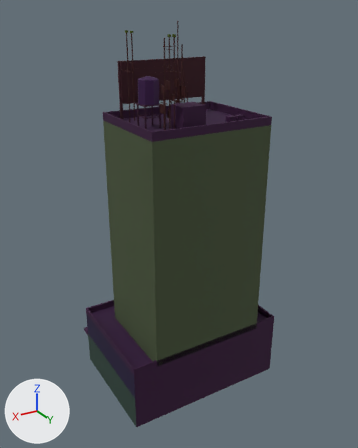
Renders of the glTF model public/assets/buildings/midrise_a.glb from each side of a commit.
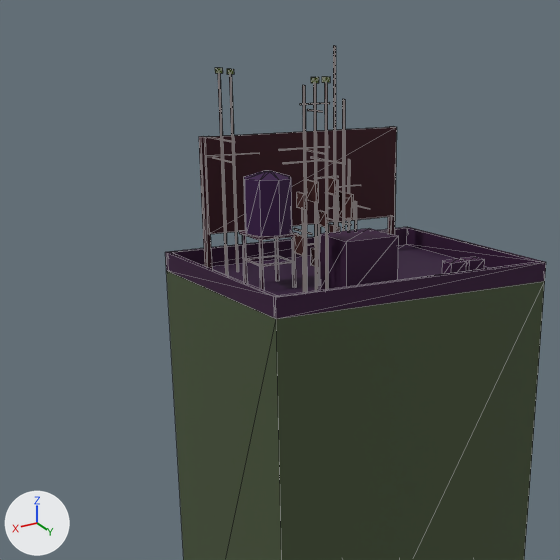
Each version is shown whole from a 50 mm lens placed at (31.6, 52.7, 49.6), pointed at (-0.2, -0.2, 23.2), then close up on the part from 8% to 78% of the width and 0% to 56% of the height. Lighting does not change. The marker at lower left points along +X, +Y and +Z. The first two pictures are the older version. The close-ups show mesh edges as thin lines. Where no turn or scale is listed for an object, it has been applied to the vertices. Vertices at exactly the same position are counted once.

The first close-up shows 'midrise_a'.
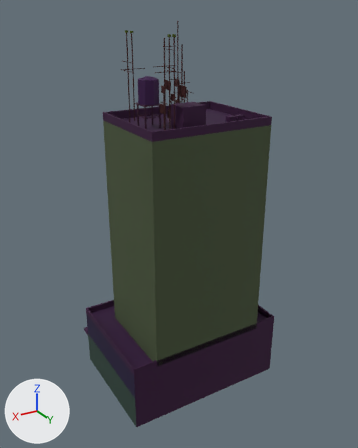
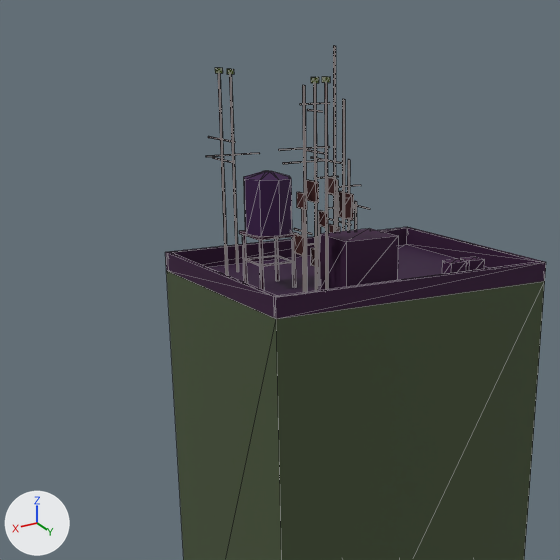
Where the change shows, as pixel boxes [x1, y1, x2, y2] in the close-ups (560 x 560 px):
part 1 of me_midrise_a, deleted
    before: [388, 126, 397, 235]
part 2 of me_midrise_a, deleted
    before: [199, 136, 212, 269]
part 3 of me_midrise_a, deleted
    before: [204, 127, 396, 234]

Edits to the bpy script that builds the scene:
```text
Change me_midrise_a:
    used by ob_midrise_a; location = (0.0, -0.9, 24.29)
    remove me_midrise_a.from_pydata(...)  # 552 vertices, 782 faces; spans x -11.2..11.2, y -8.9..8.9, z -24.3..24.3
    add me_midrise_a.from_pydata(...)  # 528 vertices, 752 faces; spans x -11.2..11.2, y -8.9..8.9, z -24.3..24.3
    me_midrise_a part 1: the loose piece of 8 vertices spanning x -6.2..-5.8, y -2.9..-2.6, z 12.9..19.9 is deleted
    me_midrise_a part 2: the loose piece of 8 vertices spanning x 5.8..6.2, y -2.9..-2.6, z 12.9..19.9 is deleted
    me_midrise_a part 3: the loose piece of 8 vertices spanning x -6.0..6.0, y -2.6..-2.4, z 14.9..19.9 is deleted
```
